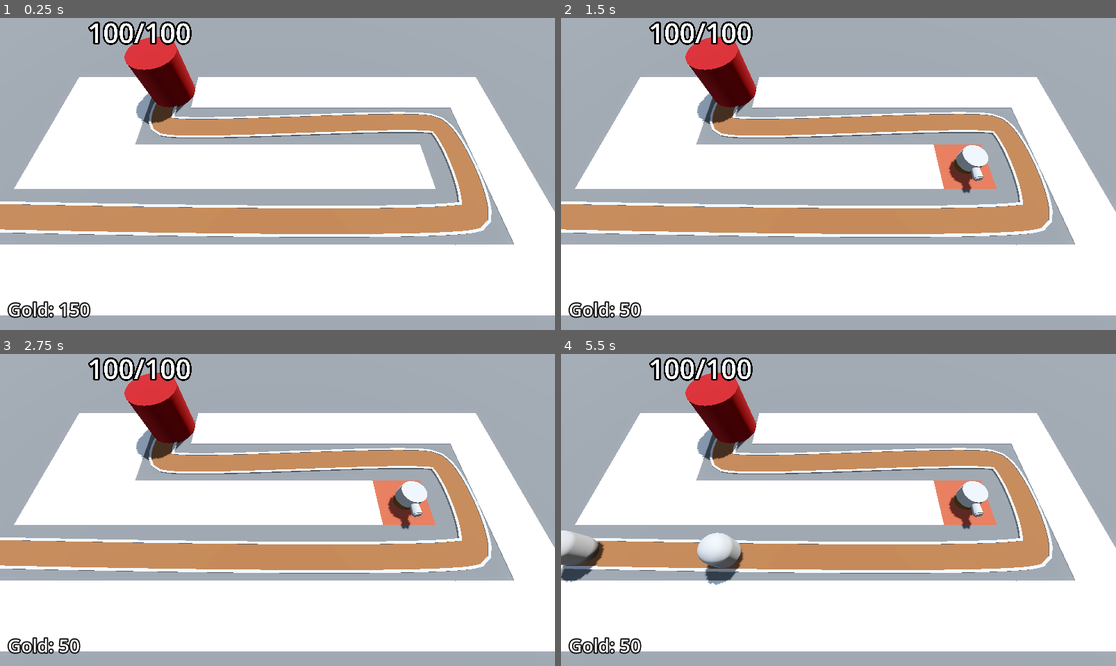
Above: before the commit, frames 1-4 (two rows, left to right).
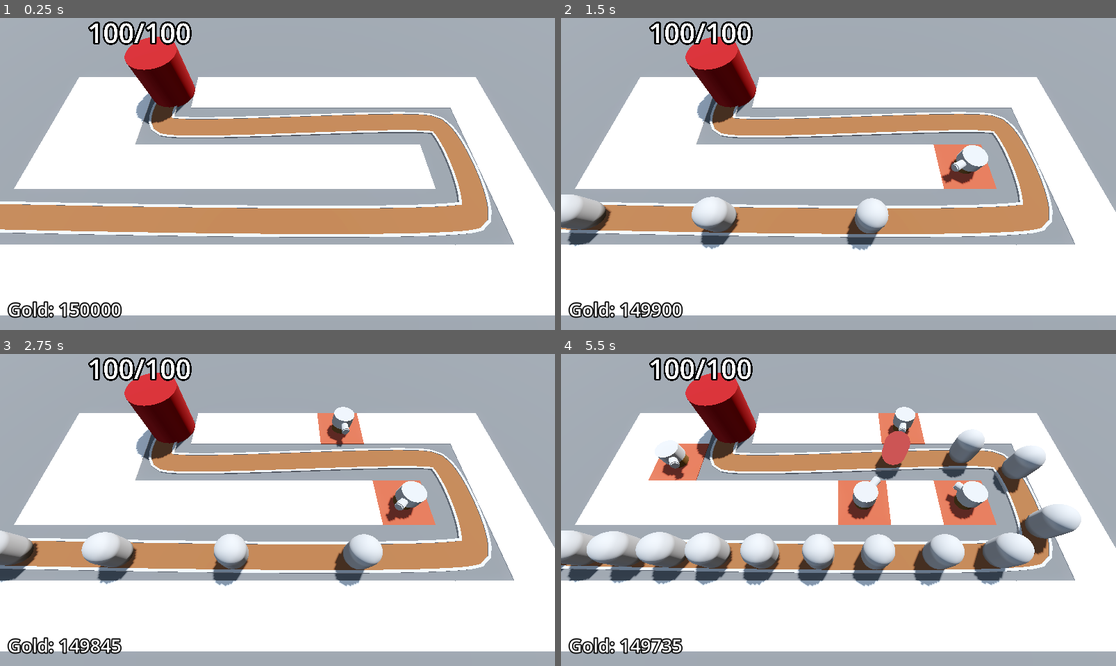
Above: after the commit, the same moments.

Repository: ellebell43/barbarian-blaster
Game: Godot game, scene res://scenes/base-level.tscn
Two runs of this game, one before a commit and one after it. Both use one fixed random seed, a clock stepped at 60 frames per second and the inputs below.
Inputs (mouse positions are in pixels of both pictures, inside the frame that each line leads up to):
- Up to frame 1 (0.25 s): no input
- Up to frame 2 (1.5 s): tap Enter at 0.5 s; move the mouse to (960, 158) at 0.52 s; click (960, 158) at 0.6 s; move the mouse to (727, 189) at 1.27 s; click (727, 189) at 1.35 s
- Up to frame 3 (2.75 s): move the mouse to (333, 441) at 2.02 s; click (333, 441) at 2.1 s
- Up to frame 4 (5.5 s): move the mouse to (810, 572) at 2.77 s; click (810, 572) at 2.85 s; move the mouse to (1005, 556) at 3.52 s; click (1005, 556) at 3.6 s; move the mouse to (672, 463) at 4.27 s; click (672, 463) at 4.35 s; move the mouse to (866, 510) at 5.02 s; click (866, 510) at 5.1 s

The runs differ from the first frame. In frame 1, 0.2% of the frame differs, in the area x 16-23%, y 91-97%; in frame 2, 3.4%; in frame 3, 4.9%; in frame 4, 14%, in the area x 0-94%, y 16-97%.

Commit message:
victory stars

Diff:
--- a/scenes/base-level.tscn
+++ b/scenes/base-level.tscn
@@ -166,6 +166,7 @@
 theme_override_constants/margin_right = 16
 theme_override_constants/margin_bottom = 16
 script = ExtResource("8_wvxc7")
+starting_currency = 150000
 
 [node name="Currency" type="Label" parent="UI"]
 layout_mode = 2
--- a/scenes/enemy_path.gd
+++ b/scenes/enemy_path.gd
@@ -28,4 +28,4 @@
 		for child in get_children():
 			if child is PathFollow3D:
 				return
-		victory_layer.visible = true
+		victory_layer.victory()
--- a/scenes/ui/victory_layer.gd
+++ b/scenes/ui/victory_layer.gd
@@ -1,7 +1,27 @@
 extends CanvasLayer
+
 @onready var star1 := %StarImage1
 @onready var star2 := %StarImage2
 @onready var star3 := %StarImage3
+
+@onready var health_label := %MaxHealth
+@onready var currency_label := %CurrencyLeft
+
+@onready var base: PlayerBase = get_tree().get_first_node_in_group("base")
+@onready var ui: UI = get_tree().get_first_node_in_group("ui")
+
+func _ready() -> void:
+	Engine.time_scale = 5
+
+func victory() -> void:
+	visible = true
+	if base.max_health <= base.current_health:
+		star2.modulate = Color.WHITE
+		health_label.visible = true
+	if ui.current_currency >= 500:
+		star3.modulate = Color.WHITE
+		currency_label.visible = true
+
 func _on_retry_button_pressed() -> void:
 	get_tree().reload_current_scene()
 
--- a/scenes/ui/victory_layer.tscn
+++ b/scenes/ui/victory_layer.tscn
@@ -56,6 +56,7 @@
 
 [node name="StarImage2" type="TextureRect" parent="CenterContainer/Panel/VBoxContainer/StarContainer"]
 unique_name_in_owner = true
+modulate = Color(0, 0, 0, 1)
 custom_minimum_size = Vector2(100, 100)
 layout_mode = 2
 size_flags_horizontal = 3
@@ -65,12 +66,32 @@
 
 [node name="StarImage3" type="TextureRect" parent="CenterContainer/Panel/VBoxContainer/StarContainer"]
 unique_name_in_owner = true
+modulate = Color(0, 0, 0, 1)
 custom_minimum_size = Vector2(100, 100)
 layout_mode = 2
 size_flags_horizontal = 3
 texture = ExtResource("2_xsdqg")
 expand_mode = 2
 stretch_mode = 5
+
+[node name="Survived" type="Label" parent="CenterContainer/Panel/VBoxContainer"]
+layout_mode = 2
+text = "Survived"
+horizontal_alignment = 1
+
+[node name="MaxHealth" type="Label" parent="CenterContainer/Panel/VBoxContainer"]
+unique_name_in_owner = true
+visible = false
+layout_mode = 2
+text = "Max Health +1"
+horizontal_alignment = 1
+
+[node name="CurrencyLeft" type="Label" parent="CenterContainer/Panel/VBoxContainer"]
+unique_name_in_owner = true
+visible = false
+layout_mode = 2
+text = "Money Left +1"
+horizontal_alignment = 1
 
 [node name="HBoxContainer" type="HBoxContainer" parent="CenterContainer/Panel/VBoxContainer"]
 layout_mode = 2
Not shown: 1 places in scenes/base-level.tscn that only renumber resources
